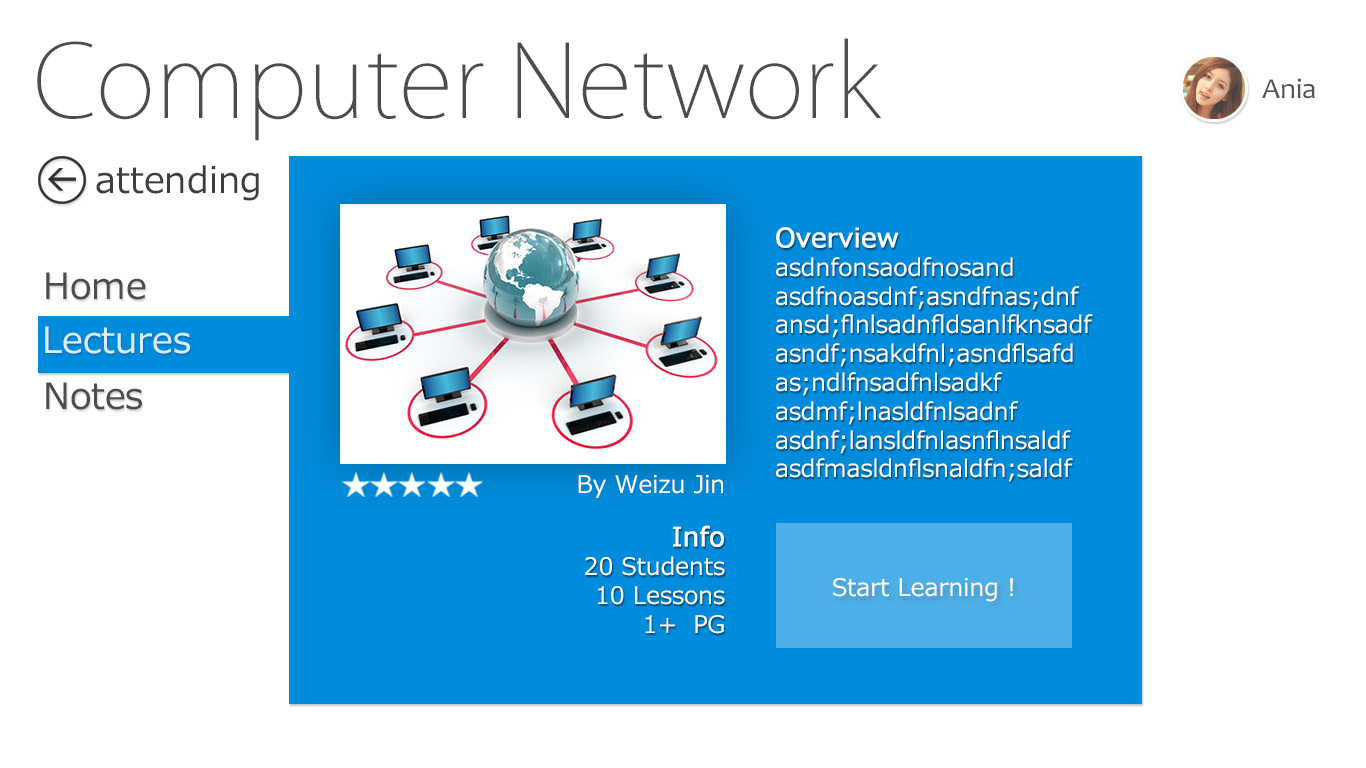
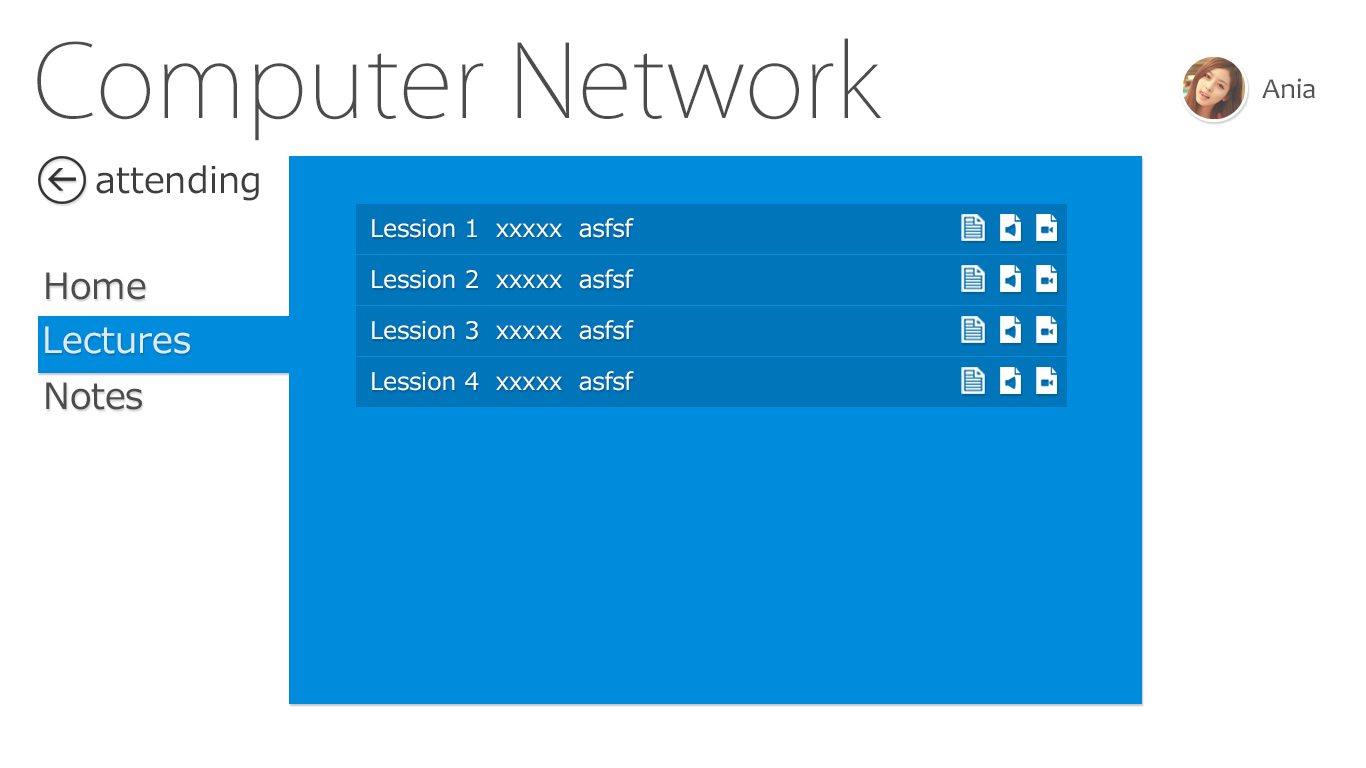
The second 1366 × 768 image is a revision of the first. Changes to its layers:
hid group "Home content" (12 layers) over [left=340, top=204, right=1093, bottom=648]
showed group "Lectures content" (32 layers) over [left=356, top=204, right=1067, bottom=407]
